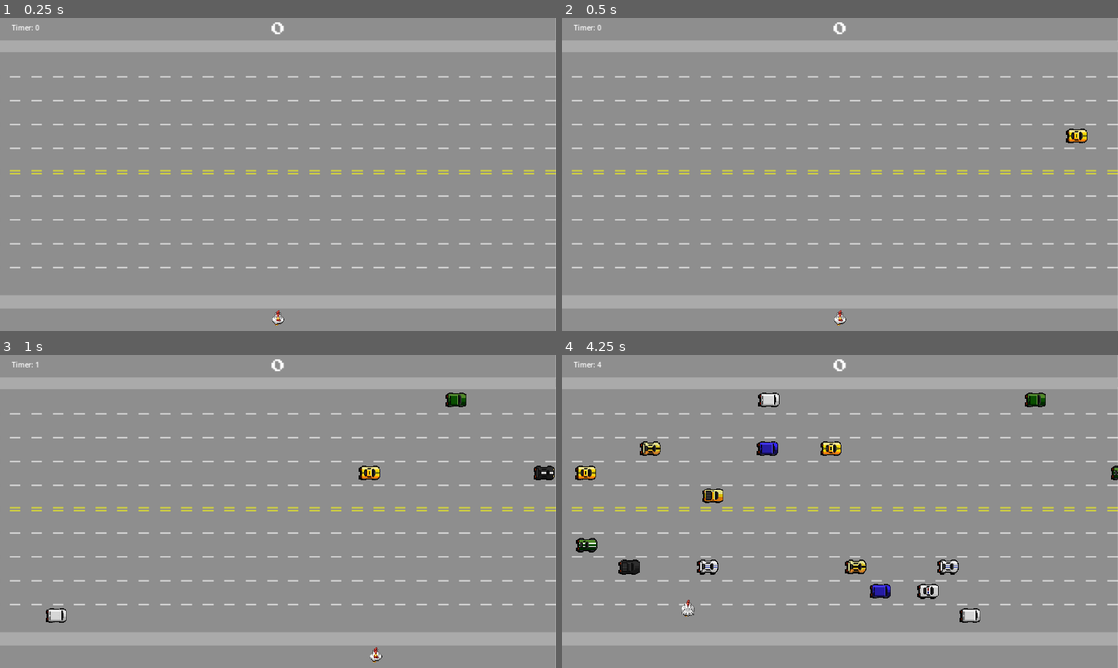
Above: before the commit, frames 1-4 (two rows, left to right).
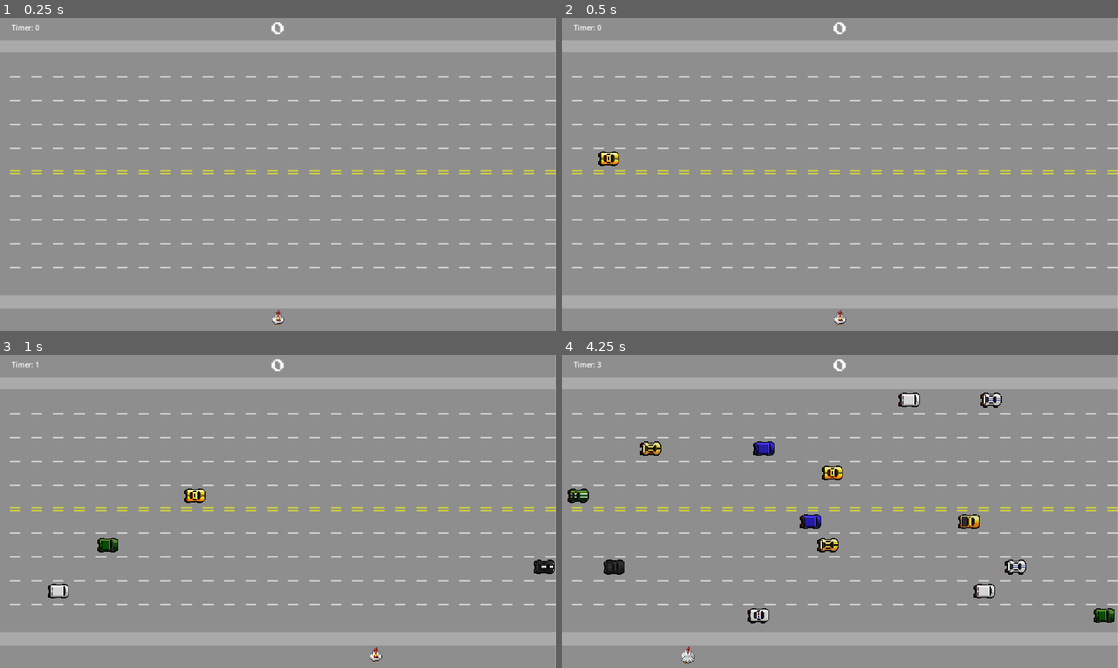
Above: after the commit, the same moments.

Repository: luizing/Freeway
Game: Godot game, scene res://Cenas/main.tscn
Two runs of this game, one before a commit and one after it. Both use one fixed random seed, a clock stepped at 60 frames per second and the inputs below.
Inputs:
- Up to frame 1 (0.25 s): no input
- Up to frame 2 (0.5 s): no input
- Up to frame 3 (1 s): hold Right (ui_right) from 0.53 s (still down)
- Up to frame 4 (4.25 s): release Right (ui_right) at 1.28 s; hold Down (ui_down) 1.28-2.03 s; hold Right (ui_right) 2.03-2.78 s; hold Up (ui_up) 2.78-3.53 s; hold Left (ui_left) from 3.53 s (still down)

Frame 1 is identical in both runs. In frame 2, 0.3% of the frame differs, in the area x 6-95%, y 35-48%; in frame 3, 1.3%; in frame 4, 4.3%, in the area x 1-100%, y 2-99%.

Commit message:
refactor

Diff:
--- a/Cenas/hud.tscn
+++ b/Cenas/hud.tscn
@@ -5,22 +5,6 @@
 
 [node name="HUD" type="CanvasLayer"]
 script = ExtResource("1_30omn")
-
-[node name="Placar" type="Label" parent="."]
-anchors_preset = 5
-anchor_left = 0.5
-anchor_right = 0.5
-offset_left = -15.0
-offset_top = 10.0
-offset_right = 17.0
-offset_bottom = 42.0
-grow_horizontal = 2
-theme_override_fonts/font = ExtResource("1_l4hvp")
-theme_override_font_sizes/font_size = 32
-text = "0
-"
-horizontal_alignment = 1
-vertical_alignment = 1
 
 [node name="Mensagem" type="Label" parent="."]
 anchors_preset = 8
--- a/Cenas/main.tscn
+++ b/Cenas/main.tscn
@@ -8,6 +8,7 @@
 [ext_resource type="PackedScene" uid="uid://cgetjotlv68li" path="res://Cenas/hud.tscn" id="4_6k5k2"]
 [ext_resource type="AudioStream" uid="uid://2qp884dwn5io" path="res://Assets/sons/ponto.wav" id="5_lsgcb"]
 [ext_resource type="AudioStream" uid="uid://doqpwtq2y2sj" path="res://Assets/sons/ganhou.wav" id="6_pk85o"]
+[ext_resource type="FontFile" uid="uid://176a8vnfyoxm" path="res://Assets/PressStart2P-Regular.ttf" id="9_5mbdw"]
 
 [node name="Main" type="Node"]
 script = ExtResource("1_qjgd8")
@@ -53,6 +54,23 @@
 horizontal_alignment = 1
 vertical_alignment = 1
 
+[node name="LabelPlacar" type="Label" parent="."]
+anchors_preset = 5
+anchor_left = 0.5
+anchor_right = 0.5
+offset_left = -15.0
+offset_top = 10.0
+offset_right = 17.0
+offset_bottom = 42.0
+grow_horizontal = 2
+theme_override_fonts/font = ExtResource("9_5mbdw")
+theme_override_font_sizes/font_size = 32
+text = "0
+"
+horizontal_alignment = 1
+vertical_alignment = 1
+
+[connection signal="morre" from="Player" to="." method="_on_player_morre"]
 [connection signal="pontua" from="Player" to="." method="_on_player_pontua"]
 [connection signal="timeout" from="TimerCarrosRapidos" to="." method="_on_timer_carros_rapidos_timeout"]
 [connection signal="timeout" from="TimerCarrosLentos" to="." method="_on_timer_carros_lentos_timeout"]
--- a/Cenas/player.tscn
+++ b/Cenas/player.tscn
@@ -1,6 +1,6 @@
 [gd_scene load_steps=11 format=3 uid="uid://cok1b0bpa6qkf"]
 
-[ext_resource type="Script" path="res://Cenas/player.gd" id="1_kfuxk"]
+[ext_resource type="Script" path="res://scripts/player.gd" id="1_kfuxk"]
 [ext_resource type="Texture2D" uid="uid://civoatkbvmbeo" path="res://Assets/galinha/baixo/sprite_0.png" id="2_a62m3"]
 [ext_resource type="Texture2D" uid="uid://brthppusn6atb" path="res://Assets/galinha/baixo/sprite_1.png" id="3_vtlhg"]
 [ext_resource type="Texture2D" uid="uid://bcgpb4dfochbl" path="res://Assets/galinha/baixo/sprite_2.png" id="4_fxcrp"]
@@ -46,7 +46,6 @@
 [node name="Player" type="Area2D"]
 collision_mask = 6
 script = ExtResource("1_kfuxk")
-PlayerSpeed = 200.0
 
 [node name="Colisao" type="CollisionShape2D" parent="."]
 shape = SubResource("CircleShape2D_nr50i")
@@ -56,7 +55,8 @@
 sprite_frames = SubResource("SpriteFrames_2r2rn")
 animation = &"baixo"
 
-[node name="Audio" type="AudioStreamPlayer2D" parent="."]
+[node name="AudioMorte" type="AudioStreamPlayer2D" parent="."]
 stream = ExtResource("8_1o1vs")
 
 [connection signal="body_entered" from="." to="." method="_on_body_entered"]
+[connection signal="morre" from="." to="." method="_on_morre"]
--- a/scripts/hud.gd
+++ b/scripts/hud.gd
@@ -1,16 +1,11 @@
 extends CanvasLayer
 signal reinicia
-signal timeout
 
-# Called when the node enters the scene tree for the first time.
 func _ready() -> void:
 	pass # Replace with function body.
 
-
-# Called every frame. 'delta' is the elapsed time since the previous frame.
 func _process(delta: float) -> void:
 	pass
 
-
 func _on_button_pressed() -> void:
 	emit_signal("reinicia")
--- a/scripts/main.gd
+++ b/scripts/main.gd
@@ -2,66 +2,86 @@
 
 @export var pontuacao_maxima = 1
 @export var tempo_maximo = 10
+@export var varVelocidadeRapida = Vector2(700,720)
+@export var varVelocidadeLenta = Vector2(300,320)
 
 var cena_carros = preload("res://Cenas/carros.tscn")
 
-var pistas_rapidas_y = [104, 272, 488]
-var pistas_lentas_y = [160, 216, 324, 384, 438, 544, 600]
-var pistas_invertidas_y = [160, 324, 388, 544]
+var pistas_y = [104, 160, 216, 272, 324, 384, 438, 488, 544, 600]
+
+#Randomizar?
+var pistas_rapidas_index = [0, 4, 6, 7]
+var pistas_rapidas_y = []
+var pistas_lentas_y = []
+var pistas_invertidas_index = [1, 5, 7, 9]
+var pistas_invertidas_y = []
 
 var cronometro = 0
-
 var score = 0
 
 func reset() -> void:
 	score = 0
-	$HUD/Placar.text = str(score)
+	cronometro = 0
 	$HUD/Mensagem.hide()
 	$HUD/Button.hide()
+	$LabelPlacar.text = str(score)
+
 	$AudioTema.play()
 
+	$Player.reset()
+
+	$TimerGameOver.start()
+	$TimerCarrosLentos.start()
+	$TimerCarrosRapidos.start()
+
+func spawn_carro(pistas_lista: Array, velocidade_min: float, velocidade_max: float) -> void:
+	var carro = cena_carros.instantiate()
+	add_child(carro)
+
+	var pista_y = pistas_lista[randi() % pistas_lista.size()]
+
+	if pista_y in pistas_invertidas_y:
+		carro.position = Vector2(+1300, pista_y)
+		carro.set_linear_velocity(Vector2(randf_range(-velocidade_max, -velocidade_min), 0))
+	else:
+		carro.position = Vector2(-10, pista_y)
+		carro.set_linear_velocity(Vector2(randf_range(velocidade_min, velocidade_max), 0))
+
+	carro.set_linear_damp(0.0)
+
+func setup_pistas() -> void:
+	for index in range(pistas_y.size()):
+		if pistas_rapidas_index.has(index):
+			pistas_rapidas_y.append(pistas_y[index])
+		else:
+			pistas_lentas_y.append(pistas_y[index])
+
+	for index in pistas_invertidas_index:
+		if index >= 0 and index < pistas_y.size():
+			pistas_invertidas_y.append(pistas_y[index])
 
 func _ready() -> void:
 	reset()
+	setup_pistas()
 	randomize()
 
 func _on_timer_carros_rapidos_timeout() -> void:
-	var carro = cena_carros.instantiate()
-	add_child(carro)
-
-	var pista_y = pistas_rapidas_y[randi_range(0, pistas_rapidas_y.size() - 1)]
-
-
-	if pistas_invertidas_y.has(pista_y):
-		carro.position = Vector2(-10, pista_y)
-		carro.set_linear_velocity(Vector2(randf_range(700, 720), 0))
-
-	else:
-		carro.position = Vector2(+1300, pista_y)
-		carro.set_linear_velocity(Vector2(randf_range(-650, -720), 0))
-
-	carro.set_linear_damp(0.0)
+	spawn_carro(pistas_rapidas_y, varVelocidadeRapida.x, varVelocidadeRapida.y)
 
 func _on_timer_carros_lentos_timeout() -> void:
-	var carro = cena_carros.instantiate()
-	add_child(carro)
-
-	var pista_y = pistas_lentas_y[randi_range(0, pistas_lentas_y.size() - 1)]
-
-	carro.position = Vector2(-10, pista_y)
-	carro.set_linear_velocity(Vector2(randf_range(300, 320), 0))
-	carro.set_linear_damp(0.0)
+	spawn_carro(pistas_lentas_y, varVelocidadeLenta.x, varVelocidadeLenta.y)
 
 func _on_player_pontua() -> void:
 	if score <= pontuacao_maxima:
 		score += 1
-		$HUD/Placar.text = str(score)
+		$LabelPlacar.text = str(score)
 		$AudioPonto.play()
 		$Player.position = $Player.posicao_inicial
 
 	if score == pontuacao_maxima:
-		$HUD/Placar.text = str(score)
+		$LabelPlacar.text = str(score)
 		$HUD/Mensagem.text = "Parabens voce venceu"
+		$TimerGameOver.stop()
 		$HUD/Button.show()
 		$AudioVitoria.play()
 
@@ -71,24 +91,15 @@
 		$Player.speed = 0
 
 func _on_hud_reinicia() -> void:
-	score = 0
-	$HUD/Placar.text = str(score)
-	$HUD/Mensagem.text = ""
-	$HUD/Button.hide()
-	$AudioTema.play()
-
 	reset()
-	$Player.speed = $Player.PlayerSpeed
-	$TimerCarrosLentos.start()
-	$TimerCarrosRapidos.start()
-
 
 func _on_timer_game_over_timeout():
 	cronometro += 1
 	$LabelTimer.text = "Timer: " + str(cronometro)
 	if cronometro == tempo_maximo:
 		#GameOver
+		$LabelTimer.text = "TimeOut"
 		reset()
-		$Player.position = $Player.posicao_inicial
-		cronometro = 0
-		$LabelTimer.text = "TimeOut"
+
+func _on_player_morre() -> void:
+	reset()
--- a/Cenas/player.gd
+++ b/scripts/player.gd
@@ -1,10 +1,13 @@
 extends Area2D
 
 signal pontua
+signal morre
+
 @export var PlayerSpeed: float = 500.0
 var speed = PlayerSpeed
 
 var screen_size: Vector2
+
 var posicao_inicial: Vector2 = Vector2(640, 690)
 
 func _ready() -> void:
@@ -24,7 +27,6 @@
 	if Input.is_action_pressed("ui_right"):
 		velocity.x += 1
 
-
 	if velocity != Vector2.ZERO:
 		velocity = velocity.normalized() * speed
 
@@ -39,10 +41,13 @@
 	else:
 		$Animacao.stop()
 
-
 func _on_body_entered(body: Node2D) -> void:
 	if body.name == "LinhaChegada":
 		emit_signal("pontua")
 	else:
-		$Audio.play()
-		position = posicao_inicial
+		emit_signal("morre")
+		$AudioMorte.play()
+
+func reset() -> void:
+	position = posicao_inicial
+	speed = PlayerSpeed
Not shown: 1 places in Cenas/main.tscn that only renumber resources
